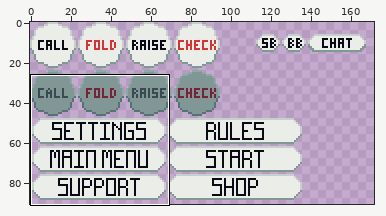
One commit to this pixel-art file: aseprite_files/Master Button Sheet.aseprite. The first picture is a wide view before the edit; the outline marks the close-up.
Close-up. As it was:
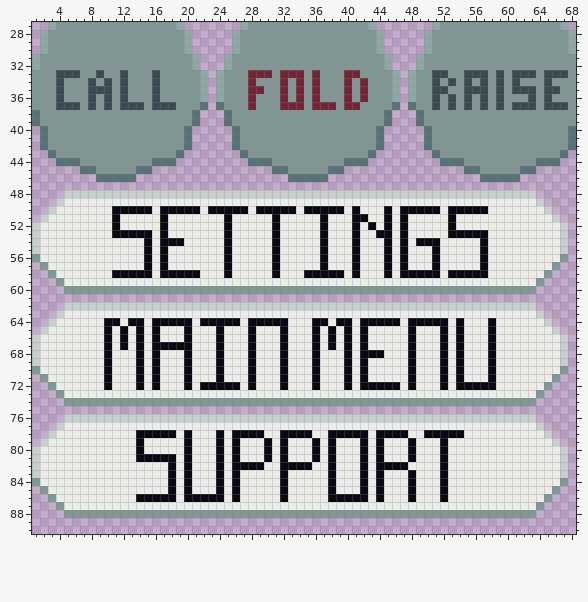
192x91 pixels, 1 frame. Shown: x 1..68, y 27..90. The wide view leaves out empty margins. The commit also changed other parts of the picture, which this record leaves out.
After:
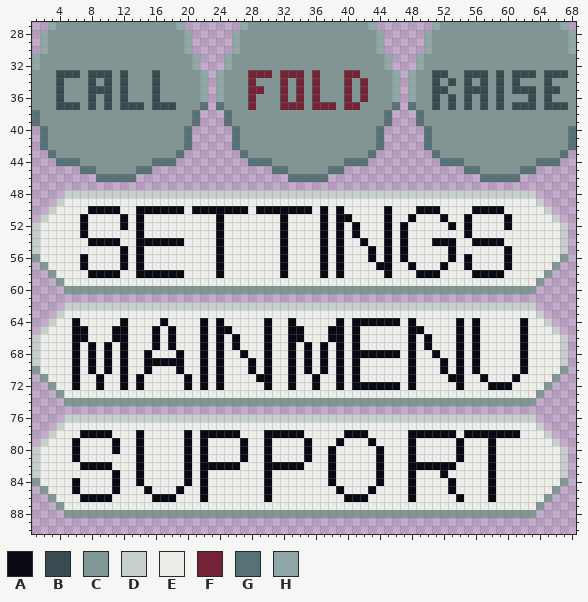
Palette (. is transparent): A #090a14  B #394a50  C #819796  D #c7cfcc  E #ebede9  F #752438  G #577277  H #8fa8a7
From old to new:
layer "Buttons" now shown
Changed rows in their new state; - is an unchanged pixel.
Layer "Text":
first column x 8:
33 B-B
first column x 7:
50 -AAA-EE--A---E-A-----------A-E-E--E-----EE----EEE--AA-
51 A---EA-A--E------AE-----EA------AAEE----EA---AE-A----A
52 A---EA-A--E------AE-----EA------A---E-----------A----A
53 A---EEE-E-E------AE-----EA------A----E--------EE-EE---
54 -AAAA--A-A-------AE-----EA------A-EA------EE-AA--A-AA-
55 -----A-AE-E------AE-----EA------A-E-A-------E-A---E--A
56 A----A-AE-E------AE-----EA------A-E-A-------E-A-A-E--A
57 A----A-AE-E------AE-----EA------A-E--A--EA--EA--A-E--A
58 -AAA-EE--A---EE--AE-----EA--EE-E--E-----EE----EEE--AA-
first column x 6:
64 A---EEAEE-E-EEE--E-EE-EE-EEA--EE--EA-------EEEE---A-E---A
65 AA--EA--E---A-E-A--A--E-A-EAA-E--AEAE------A--E---A-E---A
66 AA--EA--E---A-E-A---A-E-A-EAA-E--AEAE-------A-E---A-E---A
67 A-A-----E--E-EE-A---A-E-A-EA-AEAEAEAE-------A-E---A-E---A
68 A-A---A-EAE--AE-A----AE-A-EA-AEA-AEA---AA----AE---A-E---A
69 A-A---A-EA-AAAE-A-------A-EA-AEA-AEAE-------------A-E---A
70 A-A---A-EAE--AE-A-------A-EA-AEA-AEAE-------------A-E---A
71 A--AE-A---E-----A-----EAA-EA-----AEAE---------EA---AE--A-
72 A--AE-A---E------E-EE-E-A-EA-----AEA----------E--EEE-AA--
first column x 6:
78 -AAAA----EEEE---AA-A-EEEAA---E--EE----EEEEAA----EAAAAAAA
79 A----A----------A-E-EA----E--AE-EA--EAE-------E-A---A---
80 A----A----------A-E-EA----E--AE-----E---------E-A---A---
81 A--------EEEE---A-E-EA----E--AE-----E---------E-A---A---
82 -AAAA---A---E---AA-A-EEEAA---E------E--EEEAAAA-A----A---
83 -----A--A---E---A-E-E---A-E---------E---------------A---
84 A----A--A---E---A-E-E---A-E---------E---------EA----A---
85 A----A---A--EAE-A-E-E---A-E-----EA--EAE-------EA----A---
86 -AAAA---EE----EE-EE-E---A-E-----EE----E-------E-A---A---
Where, in picture pixels (left, top, right, bottom), the same in both close-ups:
changed: (88, 70, 112, 78)
changed: (80, 206, 232, 278)
changed: (272, 206, 512, 278)
changed: (72, 318, 528, 390)
changed: (72, 430, 520, 502)
